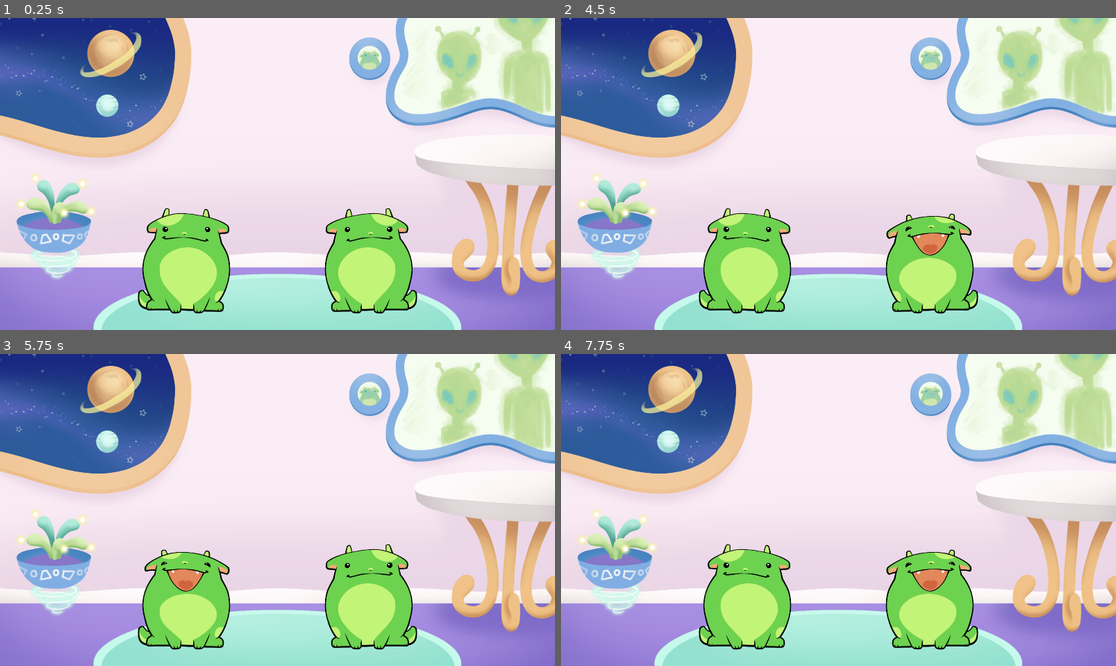
Above: before the commit, frames 1-4 (two rows, left to right).
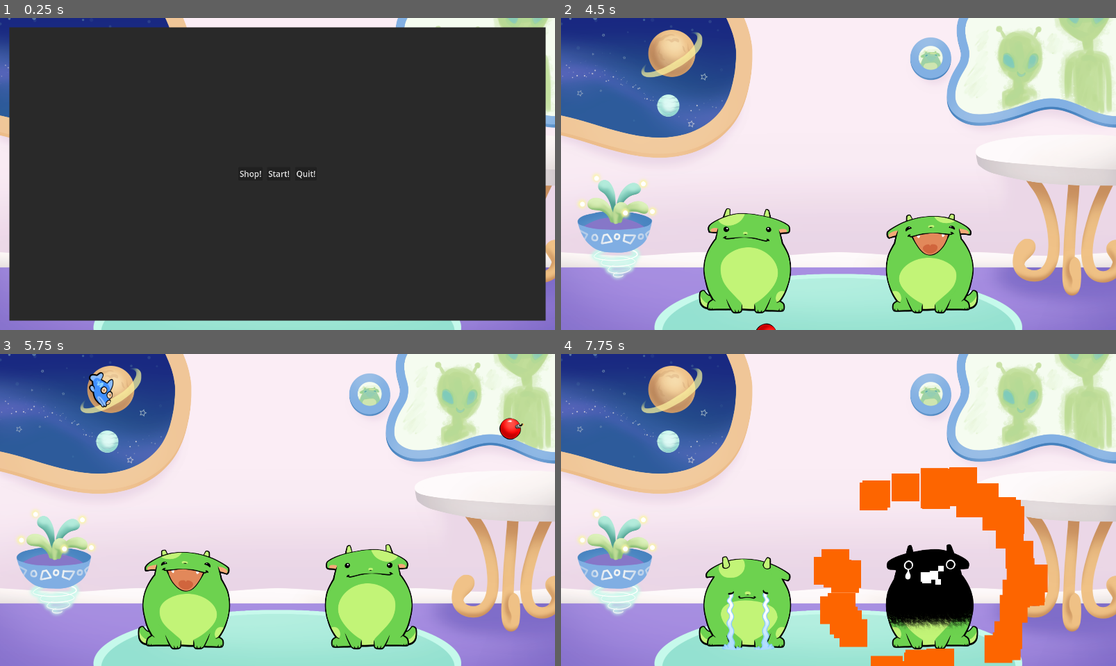
Above: after the commit, the same moments.

Repository: 100-Devs-1-Game/NomCatClone
Game: Godot game, scene res://scenes/game.tscn
Two runs of this game, one before a commit and one after it. Both use one fixed random seed, a clock stepped at 60 frames per second and the inputs below.
Inputs (mouse positions are in pixels of both pictures, inside the frame that each line leads up to):
- Up to frame 1 (0.25 s): no input
- Up to frame 2 (4.5 s): click (810, 174) at 0.5 s, where only the run after the commit has a clickable "Shop!"; click (838, 174) at 1.25 s, where only the run after the commit has a clickable "Start!"; hold Right (ui_right) 2.03-2.78 s; hold Left (ui_left) 2.78-3.53 s; hold Right (ui_right) from 3.53 s (still down)
- Up to frame 3 (5.75 s): release Right (ui_right) at 5.03 s; hold Left (ui_left) from 5.03 s (still down)
- Up to frame 4 (7.75 s): release Left (ui_left) at 7.28 s; hold Right (ui_right) from 7.28 s (still down)

The runs differ from the first frame. In frame 1, 91% of the frame differs, in the area x 1-99%, y 2-98%; in frame 2, less than 0.1%; in frame 3, 0.6%; in frame 4, 14%.

Commit message:
Particles and UI (and game over sprites)

Diff:
--- /dev/null
+++ b/src/default_bus_layout.tres
@@ -0,0 +1,15 @@
+[gd_resource type="AudioBusLayout" format=3 uid="uid://d137n1o58vf0f"]
+
+[resource]
+bus/1/name = &"Music"
+bus/1/solo = false
+bus/1/mute = false
+bus/1/bypass_fx = false
+bus/1/volume_db = 0.0
+bus/1/send = &"Master"
+bus/2/name = &"SFX"
+bus/2/solo = false
+bus/2/mute = false
+bus/2/bypass_fx = false
+bus/2/volume_db = 0.0
+bus/2/send = &"Master"
--- a/src/project.godot
+++ b/src/project.godot
@@ -24,6 +24,10 @@
 window/size/viewport_width=1920
 window/size/viewport_height=1080
 
+[global_group]
+
+MainNode=""
+
 [rendering]
 
 renderer/rendering_method="gl_compatibility"
--- a/src/scenes/game.tscn
+++ b/src/scenes/game.tscn
@@ -2,10 +2,10 @@
 
 [ext_resource type="Script" uid="uid://cm8pwj3ifxvxc" path="res://scripts/game.gd" id="1_uwrxv"]
 [ext_resource type="Texture2D" uid="uid://cjt43hbdvjpvb" path="res://assets/background/bg.png" id="2_kvpfn"]
+[ext_resource type="PackedScene" uid="uid://bwt8mm0d6dshu" path="res://scenes/main_ui.tscn" id="2_u5sy4"]
 [ext_resource type="Script" uid="uid://cf767p3w8glpt" path="res://scripts/lilguy_sprite.gd" id="2_yqjtg"]
 [ext_resource type="Resource" uid="uid://gy2rjd3d77gq" path="res://misc_resources/lilguy1.tres" id="5_p57ef"]
-[ext_resource type="Texture2D" uid="uid://cqwp6vmdv5qsu" path="res://assets/alien 1/003.png" id="6_0tnpc"]
-[ext_resource type="Texture2D" uid="uid://bwk8qg3p8p6r2" path="res://assets/alien 2/003.png" id="6_dinhu"]
+[ext_resource type="AudioStream" uid="uid://dk1bj1osqeoba" path="res://assets/music/Nom Cats.mp3" id="6_u5sy4"]
 
 [sub_resource type="Curve" id="Curve_vtaks"]
 _limits = [-1.0, 1.5, 0.0, 2.5]
@@ -13,9 +13,13 @@
 point_count = 3
 metadata/_snap_enabled = true
 
-[node name="GAME" type="Node2D"]
+[node name="GAME" type="Node2D" groups=["MainNode"]]
 script = ExtResource("1_uwrxv")
 heightcurve = SubResource("Curve_vtaks")
+
+[node name="CanvasLayer" type="CanvasLayer" parent="."]
+
+[node name="MainUI" parent="CanvasLayer" instance=ExtResource("2_u5sy4")]
 
 [node name="Sprite2D" type="Sprite2D" parent="."]
 show_behind_parent = true
@@ -28,18 +32,94 @@
 [node name="lilguy_sprite1" type="Sprite2D" parent="."]
 show_behind_parent = true
 position = Vector2(640, 830)
-texture = ExtResource("6_dinhu")
 flip_h = true
 script = ExtResource("2_yqjtg")
 assigned_guy = ExtResource("5_p57ef")
 control = "ui_left"
 
+[node name="particles" type="CPUParticles2D" parent="lilguy_sprite1"]
+position = Vector2(0, -51)
+emitting = false
+amount = 12
+lifetime = 0.5
+one_shot = true
+explosiveness = 0.5
+randomness = 0.25
+emission_shape = 2
+emission_sphere_radius = 32.0
+direction = Vector2(0, -1)
+gravity = Vector2(0, 0)
+initial_velocity_min = 256.0
+initial_velocity_max = 320.0
+scale_amount_min = 16.0
+scale_amount_max = 32.0
+
+[node name="boomparticles" type="CPUParticles2D" parent="lilguy_sprite1"]
+position = Vector2(0, -51)
+emitting = false
+amount = 48
+lifetime = 0.5
+one_shot = true
+explosiveness = 1.0
+randomness = 0.25
+direction = Vector2(0, 0)
+spread = 180.0
+gravity = Vector2(0, 0)
+initial_velocity_min = 640.0
+initial_velocity_max = 800.0
+scale_amount_min = 96.0
+scale_amount_max = 96.0
+color = Color(0.99, 0.39600003, 0, 1)
+hue_variation_min = -0.26
+hue_variation_max = 0.26
+
 [node name="lilguy_sprite2" type="Sprite2D" parent="."]
 show_behind_parent = true
 position = Vector2(1280, 830)
-texture = ExtResource("6_0tnpc")
 script = ExtResource("2_yqjtg")
 assigned_guy = ExtResource("5_p57ef")
 control = "ui_right"
 
+[node name="particles" type="CPUParticles2D" parent="lilguy_sprite2"]
+position = Vector2(0, -51)
+emitting = false
+amount = 12
+lifetime = 0.5
+one_shot = true
+explosiveness = 0.5
+randomness = 0.25
+emission_shape = 2
+emission_sphere_radius = 32.0
+direction = Vector2(0, -1)
+gravity = Vector2(0, 0)
+initial_velocity_min = 256.0
+initial_velocity_max = 320.0
+scale_amount_min = 16.0
+scale_amount_max = 32.0
+
+[node name="boomparticles" type="CPUParticles2D" parent="lilguy_sprite2"]
+position = Vector2(0, -51)
+emitting = false
+amount = 48
+lifetime = 0.5
+one_shot = true
+explosiveness = 1.0
+randomness = 0.25
+direction = Vector2(0, 0)
+spread = 180.0
+gravity = Vector2(0, 0)
+initial_velocity_min = 640.0
+initial_velocity_max = 800.0
+scale_amount_min = 96.0
+scale_amount_max = 96.0
+color = Color(0.99, 0.39600003, 0, 1)
+hue_variation_min = -0.26
+hue_variation_max = 0.26
+
+[node name="AudioStreamPlayer" type="AudioStreamPlayer" parent="."]
+stream = ExtResource("6_u5sy4")
+autoplay = true
+bus = &"Music"
+parameters/looping = true
+
 [connection signal="timeout" from="Timer" to="." method="_on_timeout"]
--- /dev/null
+++ b/src/scenes/main_ui.tscn
@@ -0,0 +1,76 @@
+[gd_scene load_steps=4 format=3 uid="uid://bwt8mm0d6dshu"]
+
+[ext_resource type="Script" uid="uid://d1rkarg50ckry" path="res://scripts/main_ui.gd" id="1_fnul3"]
+
+[sub_resource type="StyleBoxFlat" id="StyleBoxFlat_f863i"]
+bg_color = Color(0.16206557, 0.1620656, 0.16206548, 1)
+
+[sub_resource type="StyleBoxEmpty" id="StyleBoxEmpty_fnul3"]
+
+[node name="MainUI" type="Control"]
+layout_mode = 3
+anchors_preset = 15
+anchor_right = 1.0
+anchor_bottom = 1.0
+grow_horizontal = 2
+grow_vertical = 2
+script = ExtResource("1_fnul3")
+
+[node name="MarginContainer" type="MarginContainer" parent="."]
+layout_mode = 1
+anchors_preset = 15
+anchor_right = 1.0
+anchor_bottom = 1.0
+grow_horizontal = 2
+grow_vertical = 2
+theme_override_constants/margin_left = 32
+theme_override_constants/margin_top = 32
+theme_override_constants/margin_right = 32
+theme_override_constants/margin_bottom = 32
+
+[node name="Panel" type="Panel" parent="MarginContainer"]
+layout_mode = 2
+theme_override_styles/panel = SubResource("StyleBoxFlat_f863i")
+
+[node name="HBoxContainer" type="HBoxContainer" parent="MarginContainer/Panel"]
+layout_mode = 1
+anchors_preset = 15
+anchor_right = 1.0
+anchor_bottom = 1.0
+grow_horizontal = 2
+grow_vertical = 2
+alignment = 1
+
+[node name="Shop" type="Button" parent="MarginContainer/Panel/HBoxContainer"]
+layout_mode = 2
+size_flags_vertical = 4
+theme_override_font_sizes/font_size = 28
+text = "Shop!
+"
+
+[node name="VSeparator2" type="VSeparator" parent="MarginContainer/Panel/HBoxContainer"]
+layout_mode = 2
+theme_override_constants/separation = 8
+theme_override_styles/separator = SubResource("StyleBoxEmpty_fnul3")
+
+[node name="Start" type="Button" parent="MarginContainer/Panel/HBoxContainer"]
+layout_mode = 2
+size_flags_vertical = 4
+theme_override_font_sizes/font_size = 28
+text = "Start!
+"
+
+[node name="VSeparator" type="VSeparator" parent="MarginContainer/Panel/HBoxContainer"]
+layout_mode = 2
+theme_override_constants/separation = 8
+theme_override_styles/separator = SubResource("StyleBoxEmpty_fnul3")
+
+[node name="Quit" type="Button" parent="MarginContainer/Panel/HBoxContainer"]
+layout_mode = 2
+size_flags_vertical = 4
+theme_override_font_sizes/font_size = 28
+text = "Quit!"
+
+[connection signal="button_down" from="MarginContainer/Panel/HBoxContainer/Shop" to="." method="_on_shop_button_down"]
+[connection signal="button_down" from="MarginContainer/Panel/HBoxContainer/Start" to="." method="_on_start_button_down"]
+[connection signal="button_down" from="MarginContainer/Panel/HBoxContainer/Quit" to="." method="_on_quit_button_down"]
--- a/src/scripts/PlayerData.gd
+++ b/src/scripts/PlayerData.gd
@@ -39,6 +39,9 @@
 			}
 		print(unpacked)
 
+func _exit_tree() -> void:
+	save_data()
+
 #Call this when closing the game
 func save_data() -> void:
 	var packed = {
--- a/src/scripts/game.gd
+++ b/src/scripts/game.gd
@@ -38,22 +38,27 @@
 @onready var timer: Timer = $Timer
 @onready var lilguy_left: Sprite2D = $lilguy_sprite1
 @onready var lilguy_right: Sprite2D = $lilguy_sprite2
+@onready var music: AudioStreamPlayer = $AudioStreamPlayer
 
 var Score: int = 0
 signal game_over
 
 @export var heightcurve: Curve
 
-func _ready() -> void:
-	start()
+var started = false
 
 func start():
 	randomize()
 	timer.start()
+	started = true
+
+var increment = 0.0
 
 func _on_timeout() -> void:
 	spawn_catchable()
-	timer.start(randf_range(1.0, 3.0))
+	var new_increment = Score / 10.0
+	var maxtime = 3.0 - new_increment
+	timer.start(randf_range(0.5, maxtime))
 
 func _process(delta: float) -> void:
 	var cleanup = []
@@ -61,27 +66,33 @@
 		if c.update(delta, heightcurve) and !c.type == CATCHABLE_TYPE.BOMB:
 			timer.stop()
 			game_over.emit()
-		if Input.is_action_pressed("ui_left") and absf(c.time) < 0.25 and !c.side:
+		if Input.is_action_pressed("ui_left") and absf(c.time) < 0.12 and !c.side:
 			match c.type:
 				CATCHABLE_TYPE.FISH:
 					Score += 1
+					lilguy_left.particles.emitting = true
 				CATCHABLE_TYPE.GOLD:
 					Score += 1
 					PlayerData.goldfish += 1
+					lilguy_left.particles.emitting = true
 				CATCHABLE_TYPE.BOMB:
 					lilguy_left.went_boom = true
+					lilguy_left.boomparticles.emitting = true
 					timer.stop()
 					game_over.emit()
 			cleanup.append(c)
-		if Input.is_action_pressed("ui_right") and absf(c.time) < 0.25 and c.side:
+		if Input.is_action_pressed("ui_right") and absf(c.time) < 0.12 and c.side:
 			match c.type:
 				CATCHABLE_TYPE.FISH:
 					Score += 1
+					lilguy_right.particles.emitting = true
 				CATCHABLE_TYPE.GOLD:
 					Score += 1
+					lilguy_right.particles.emitting = true
 					PlayerData.goldfish += 1
 				CATCHABLE_TYPE.BOMB:
 					lilguy_right.went_boom = true
+					lilguy_right.boomparticles.emitting = true
 					timer.stop()
 					game_over.emit()
 			cleanup.append(c)
--- a/src/scripts/lilguy_sprite.gd
+++ b/src/scripts/lilguy_sprite.gd
@@ -14,7 +14,12 @@
 
 @export var control: String = ""
 
+@onready var particles: CPUParticles2D = $particles
+@onready var boomparticles: CPUParticles2D = $boomparticles
+
+
 func _ready() -> void:
+	get_parent().game_over.connect(func(): sad = true)
 	reset()
 
 func reset() -> void:
@@ -34,8 +39,8 @@
 					texture = Sad2
 				else:
 					texture = Sad1
-
-	if Input.is_action_pressed(control):
-		texture = Open
 	else:
-		texture = Idle
+		if Input.is_action_pressed(control):
+			texture = Open
+		else:
+			texture = Idle
--- /dev/null
+++ b/src/scripts/main_ui.gd
@@ -0,0 +1,12 @@
+extends Control
+
+
+func _on_shop_button_down() -> void:
+	pass # Replace with function body.
+
+func _on_start_button_down() -> void:
+	get_tree().get_first_node_in_group("MainNode").start()
+	hide()
+
+func _on_quit_button_down() -> void:
+	pass # Replace with function body.
Not shown, changed: src/assets/music/Nom Cats.mp3.import
Not shown, added: src/scripts/main_ui.gd.uid
